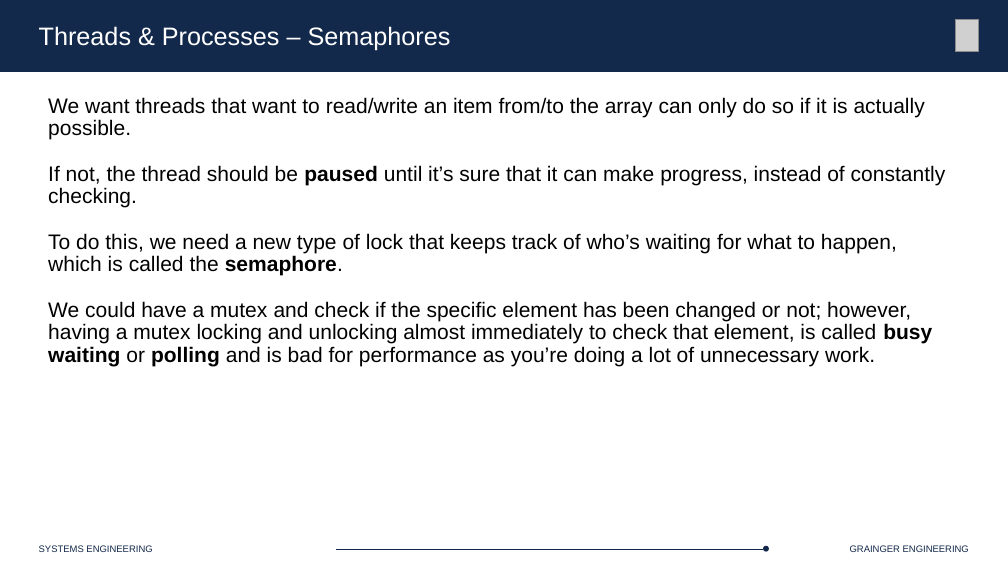
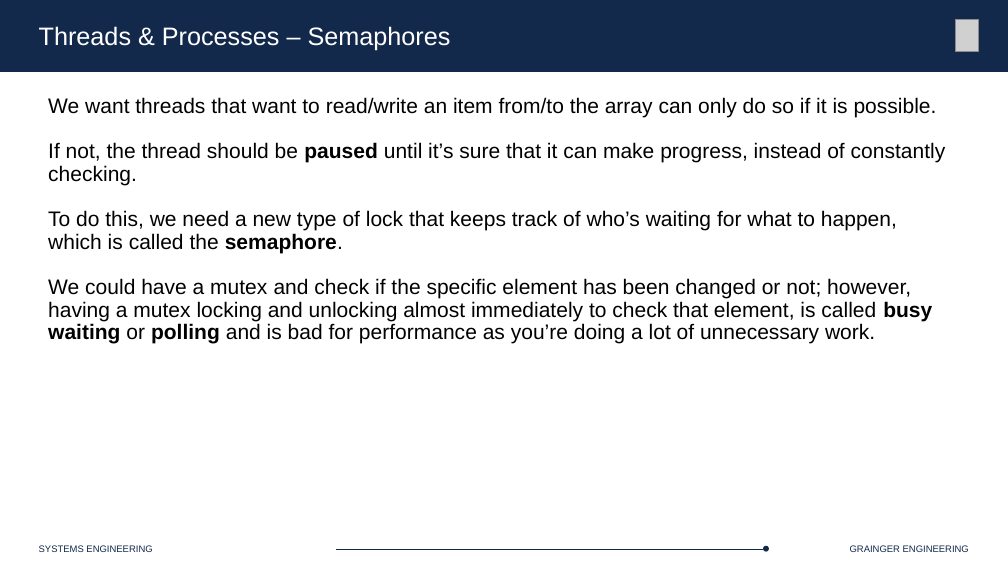
Before and after one commit to Marius-Juston/SE-423---Class-Material, a slide deck: slide 38 of Lectures/Slides/L13.pptx. Drawn at 1008x567 pixels with LibreOffice and Linux fonts; fonts in the diff are those of the drawing; grey boxes stand for pictures. Boxes give left, top, right and bottom in pixels: in the first picture for what was removed or moved away, otherwise in the second. Text is boxed around its words. In the diff, an @@ line names an element or a change of style, - is before the commit and + after.

```diff
--- a/Lectures/Slides/L13.pptx
+++ b/Lectures/Slides/L13.pptx
@@ text at (x1=48, y1=97, x2=937, y2=117): text changed @@
-We want threads that want to read/write an item from/to the array can only do so if it is actually possible.
+We want threads that want to read/write an item from/to the array can only do so if it is possible.
```
Also in this commit, not shown: 3 other slides changed, 1 other file.
